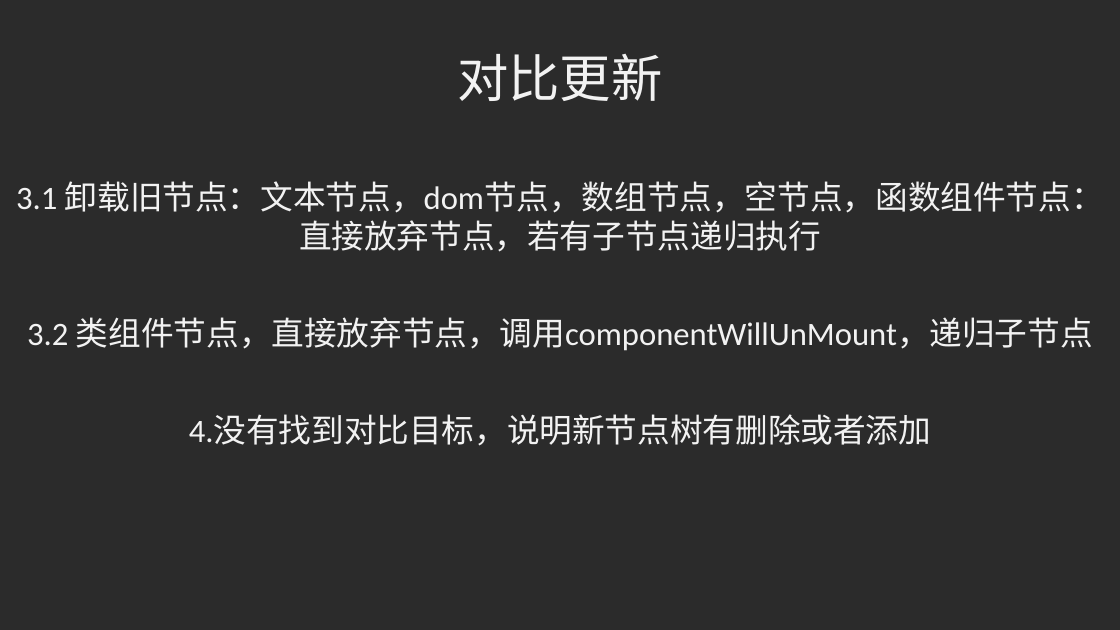
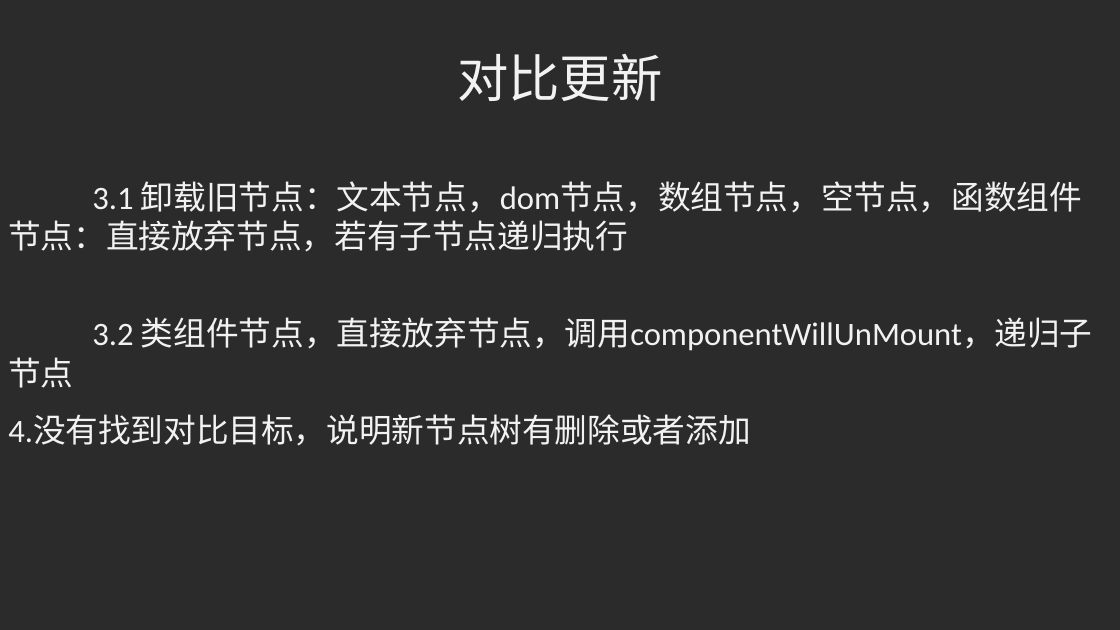
Before and after one commit to LKazusa/Learn, a slide deck: slide 17 of render.pptx. Drawn at 1120x630 pixels with LibreOffice and Linux fonts; fonts in the diff are those of the drawing; background and template pictures are left out; a plain dark background stands for a picture behind light text. Boxes give left, top, right and bottom in pixels: in the first picture for what was removed or moved away, otherwise in the second. Text is boxed around its words. In the diff, an @@ line names an element or a change of style, - is before the commit and + after.

Commit message:
PPT change

```diff
--- a/render.pptx
+++ b/render.pptx
@@ text at (x1=8, y1=181, x2=1082, y2=252): text changed @@
-3.1 卸载旧节点：文本节点，dom节点，数组节点，空节点，函数组件节点：
-直接放弃节点，若有子节点递归执行
+3.1 卸载旧节点：文本节点，dom节点，数组节点，空节点，函数组件 节点：直接放弃节点，若有子节点递归执行
@@ text at (x1=92, y1=317, x2=1093, y2=351): text changed @@
-3.2 类组件节点，直接放弃节点，调用componentWillUnMount，递归子节点
+3.2 类组件节点，直接放弃节点，调用componentWillUnMount，递归子 节点
@@ text "4.没有找到对比目标，说明新节点树有删除或者添加" at (x1=8, y1=415, x2=750, y2=446): alignment centre to left @@
```
Also in this commit, not shown: 6 other slides changed.
